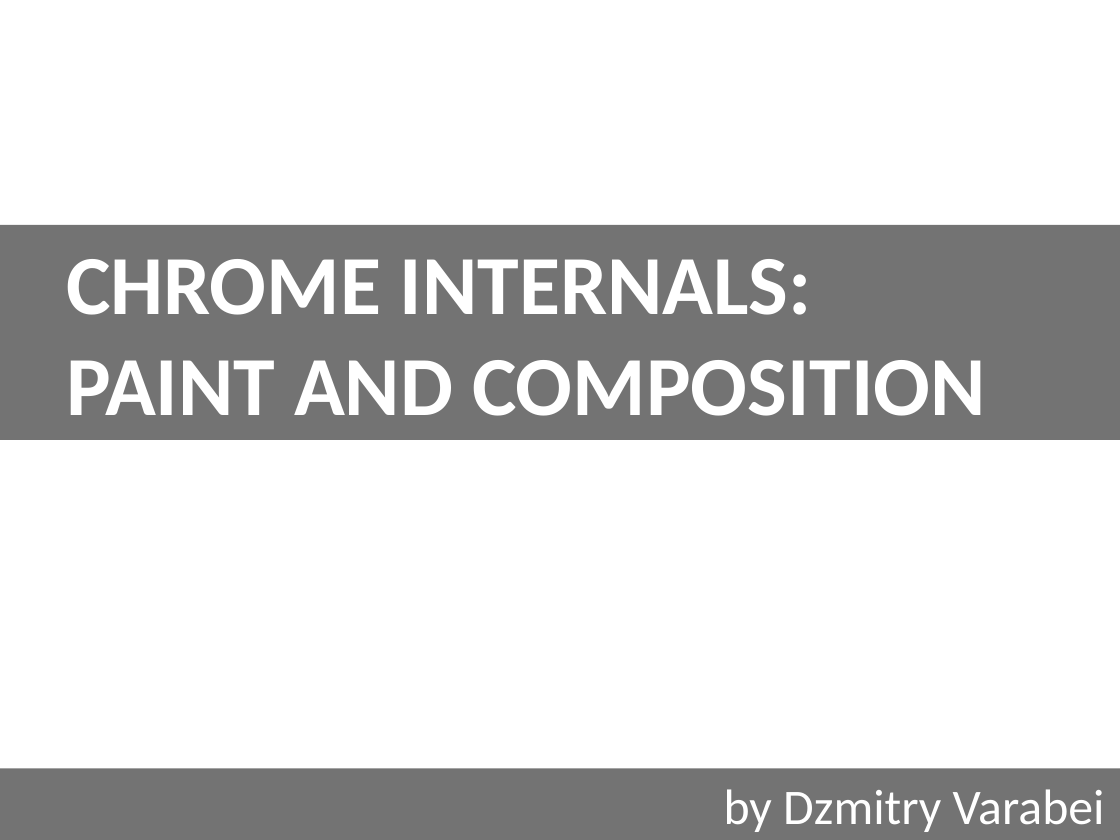
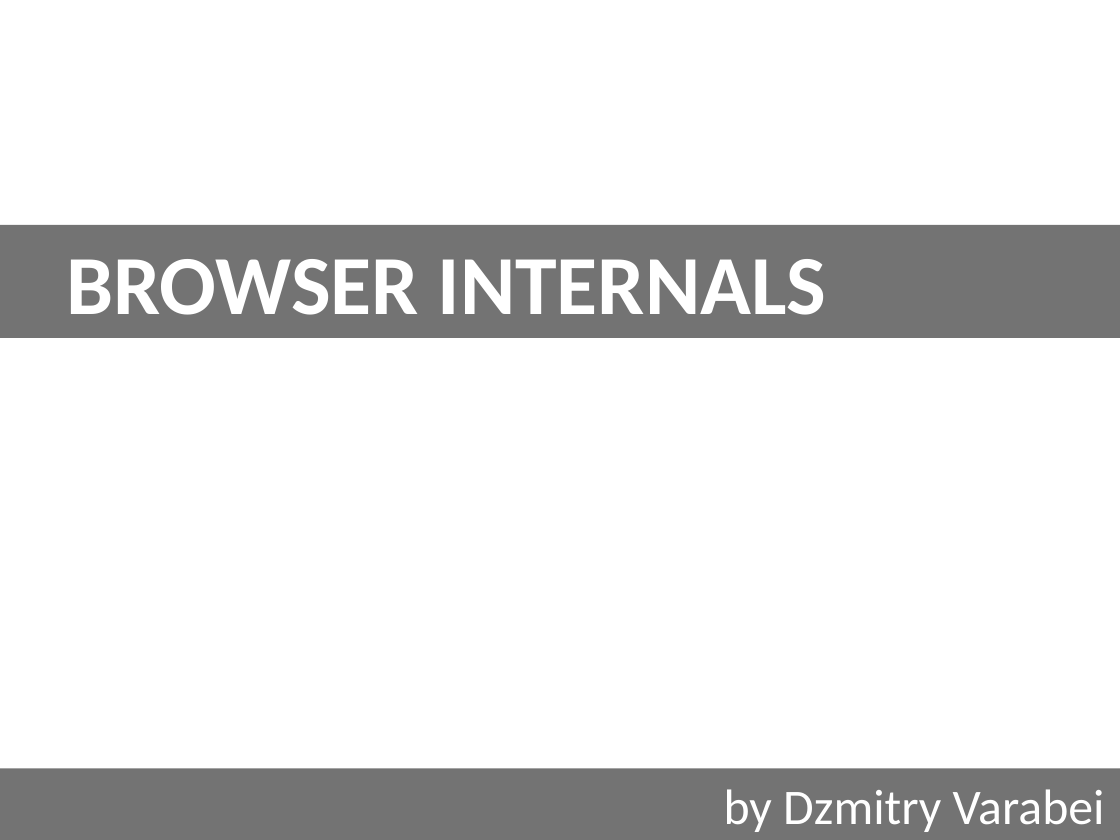
Before and after one commit to dzmitry-varabei/front-end-course, a slide deck: slide 1 of chrome-paint-and-compositing/ChromeInternalsPaint.pptx. Drawn at 1120x840 pixels with LibreOffice and Linux fonts; fonts in the diff are those of the drawing; background and template pictures are left out. Boxes give left, top, right and bottom in pixels: in the first picture for what was removed or moved away, otherwise in the second. Text is boxed around its words. In the diff, an @@ line names an element or a change of style, - is before the commit and + after.

```diff
--- a/chrome-paint-and-compositing/ChromeInternalsPaint.pptx
+++ b/chrome-paint-and-compositing/ChromeInternalsPaint.pptx
@@ rectangle "BROWSER INTERNALS": place and size @@
-rectangle "BROWSER INTERNALS" at (0,225,1120,440)
+rectangle "BROWSER INTERNALS" at (0,225,1120,338)
@@ text in rectangle at (66,259,827,315): text changed @@
-CHROME INTERNALS:
-PAINT AND COMPOSITION
+BROWSER INTERNALS
```
Also in this commit, not shown: 1 other slide changed, 6 other files.
